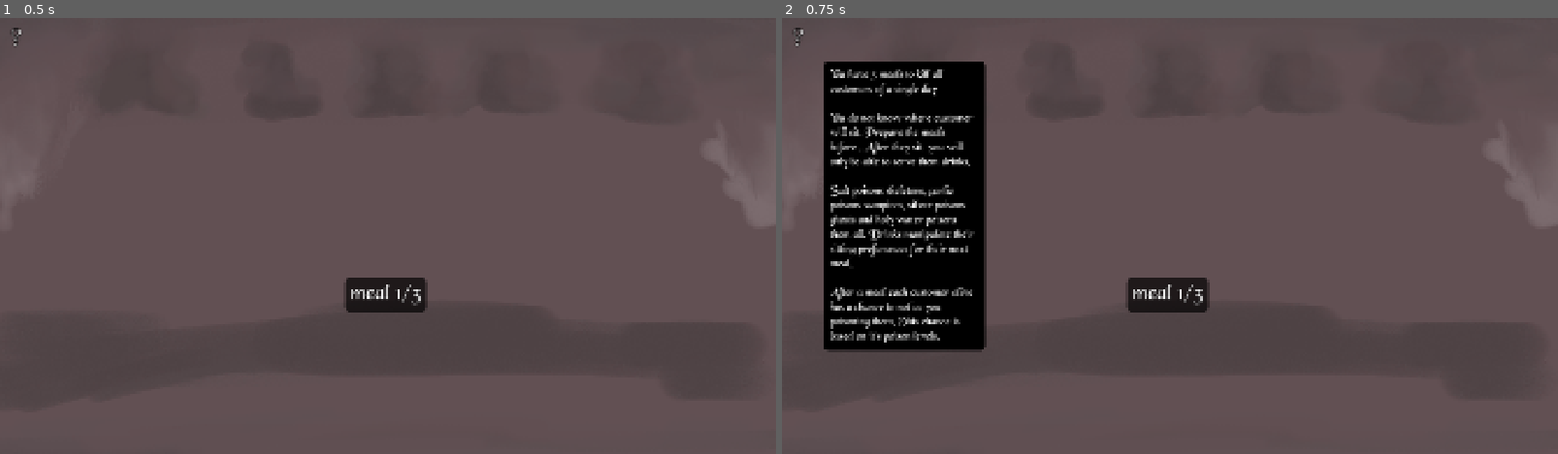
Above: before the commit, frames 1-2 (left to right).
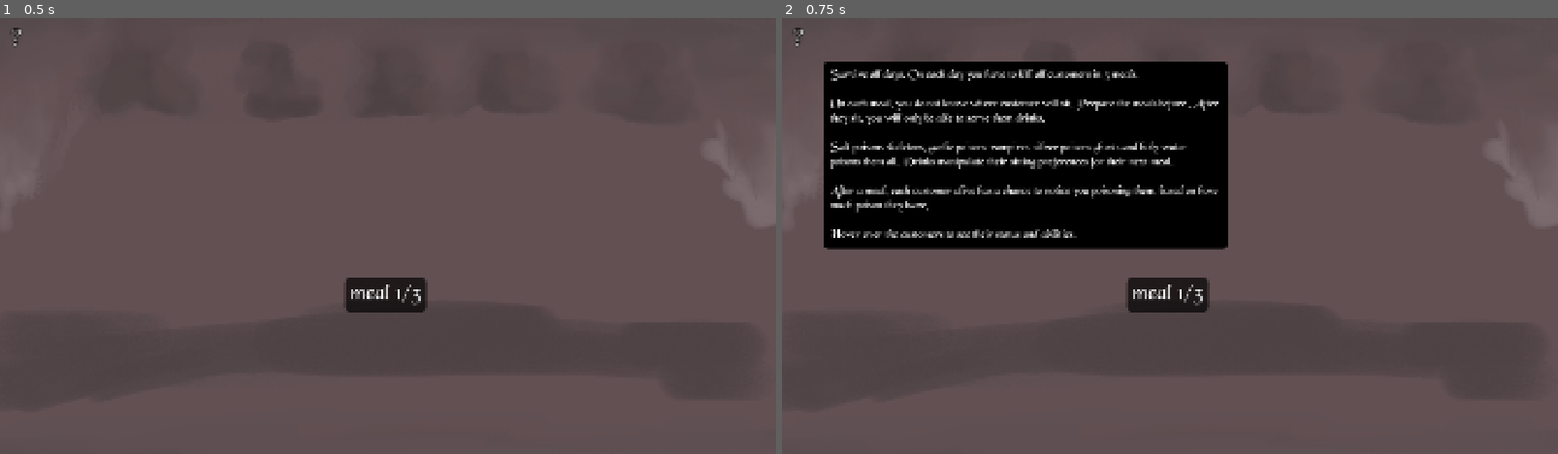
Above: after the commit, the same moments.

Repository: Henrique-Baumegger/godot-fims_food
Game: Godot game, scene res://scripts_and_scenes/game_loops/table_game_loop.tscn
Two runs of this game, one before a commit and one after it. Both use one fixed random seed, a clock stepped at 60 frames per second and the inputs below. This scene is started directly instead of the project's main scene.
Inputs (mouse positions are in pixels of both pictures, inside the frame that each line leads up to):
- Up to frame 1 (0.5 s): no input
- Up to frame 2 (0.75 s): tap Enter at 0.5 s; move the mouse to (797, 39) at 0.52 s; click (797, 39) at 0.6 s

Frame 1 is identical in both runs. In frame 2, 21% of the frame differs, in the area x 5-58%, y 10-77%.
Error in both runs: Invalid call. Nonexistent function 'get_table' in base 'Nil'. (res://scripts_and_scenes/game_loops/table_game_loop.gd:25)

Commit message:
balancing

Diff:
--- a/scripts_and_scenes/UI/tool_tip_area.gd
+++ b/scripts_and_scenes/UI/tool_tip_area.gd
@@ -3,6 +3,8 @@
 class_name ToolTipArea
 
 const OFFSET: Vector2 = Vector2.ONE * 60.0
+
+@export var tip_width: float = 400.0
 
 var opacity_tween: Tween = null
 
@@ -12,6 +14,7 @@
 @onready var rich_text_label: RichTextLabel = $TipPanel/MarginContainer/RichTextLabel
 
 func _ready() -> void:
+	tip_panel.custom_minimum_size.x = tip_width
 	rich_text_label.text = displayed_text
 
 func change_displayed_text(new_text : String) -> void:
--- a/scripts_and_scenes/customer/customer.gd
+++ b/scripts_and_scenes/customer/customer.gd
@@ -19,13 +19,13 @@
 # enum are const
 enum Creatures {NONE, VAMPIRE, SKELETON, GHOST}
 const creature_type_description_BBCode : Dictionary[Creatures, String] ={
-	Creatures.GHOST : "[b]GHOST[/b] - tips 2 doubloons on round end if dead.",
+	Creatures.GHOST : "[b]GHOST[/b] - tips 3 doubloons on round end if dead.",
 	Creatures.SKELETON : "[b]SKELETON[/b] — doubles its poison after eating (or refusing to eat). tips 6 upon death",
-	Creatures.VAMPIRE : "[b]VAMPIRE[/b] - if alive tips equal to poison at round start."
+	Creatures.VAMPIRE : "[b]VAMPIRE[/b] - if alive, tips double its poison at round start."
 	}
 
 const MAX_POISON_NOT_SET : int = -1
-const percentage_probability_mult_hit_you : float = 0.5
+const percentage_probability_mult_hit_you : float = 1
 
 static var id_for_names_and_textures = 0
 
--- a/scripts_and_scenes/customer/ghost.gd
+++ b/scripts_and_scenes/customer/ghost.gd
@@ -2,7 +2,7 @@
 class_name Ghost
 
 
-const dead_tip_amount = 2
+const dead_tip_amount = 3
 
 
 func start_of_round_ability() ->void:
--- a/scripts_and_scenes/customer/ghost.tscn
+++ b/scripts_and_scenes/customer/ghost.tscn
@@ -20,7 +20,7 @@
 [node name="Customer" parent="." unique_id=848679735 instance=ExtResource("2_yminy")]
 script = ExtResource("1_elibt")
 creature_type = 3
-max_poison = 4
+max_poison = 3
 names_per_id = Array[String](["Phantom of Grief", "Ghost of Greed", "Spirit of distrust", "Specter of hatred", "Spooky Linda"])
 alive_textures_per_id = Array[Texture2D]([ExtResource("2_yam2q"), ExtResource("3_2xovo"), ExtResource("4_u6df7"), ExtResource("5_5jk5q"), ExtResource("6_bgmu7")])
 dead_textures_per_id = Array[Texture2D]([ExtResource("7_whtnd"), ExtResource("8_jtwfd"), ExtResource("9_npa8u"), ExtResource("10_5tpr8"), ExtResource("11_2ob77")])
--- a/scripts_and_scenes/customer/vampire.gd
+++ b/scripts_and_scenes/customer/vampire.gd
@@ -6,7 +6,7 @@
 	if dead:
 		return
 	if current_poison != 0:
-		tips(current_poison)
+		tips(2*current_poison)
 
 
 func end_of_round_ability() ->void:
--- a/scripts_and_scenes/customer/vampire.tscn
+++ b/scripts_and_scenes/customer/vampire.tscn
@@ -20,7 +20,7 @@
 [node name="Customer" parent="." unique_id=1737731592 instance=ExtResource("1_6fg48")]
 script = ExtResource("1_js6u7")
 creature_type = 1
-max_poison = 6
+max_poison = 5
 names_per_id = Array[String](["Ariela", "Catty", "Chad", "Margareth", "Leek"])
 alive_textures_per_id = Array[Texture2D]([ExtResource("2_wvpbf"), ExtResource("3_78m3r"), ExtResource("4_qfupa"), ExtResource("5_k3gdo"), ExtResource("6_l7adl")])
 dead_textures_per_id = Array[Texture2D]([ExtResource("7_4igmh"), ExtResource("8_hsceg"), ExtResource("9_oayg1"), ExtResource("10_q4a45"), ExtResource("11_up04k")])
--- a/scripts_and_scenes/game_loops/cutscenes/monsters_appearing_cutscene.tscn
+++ b/scripts_and_scenes/game_loops/cutscenes/monsters_appearing_cutscene.tscn
@@ -19,7 +19,7 @@
 offset_right = 1440.0
 offset_bottom = 1082.0
 theme = ExtResource("3_2rf3n")
-theme_override_constants/separation = 42
+theme_override_constants/separation = 50
 
 [node name="Label" type="Label" parent="VBoxContainer" unique_id=1815330977]
 layout_mode = 2
--- a/scripts_and_scenes/game_loops/main.gd
+++ b/scripts_and_scenes/game_loops/main.gd
@@ -8,7 +8,7 @@
 const difficulty_to_table_sizes_track : Dictionary[Difficulties, Array] = {
 	Difficulties.MORTAL : [2, 3, 3, 4],
 	Difficulties.GRIM : [2, 3, 3, 4, 5],
-	Difficulties.FORSAKEN : [2, 3, 3, 4, 5, 6, 6],
+	Difficulties.FORSAKEN : [2, 3, 3, 4, 5, 6],
 }
 
 var current_table_sizes_track : Array = []
--- a/scripts_and_scenes/game_loops/main_menu.tscn
+++ b/scripts_and_scenes/game_loops/main_menu.tscn
@@ -66,6 +66,10 @@
 theme_override_font_sizes/font_size = 28
 text = "programming: henrique baumegger ranieri"
 
+[node name="VBoxContainer" type="VBoxContainer" parent="." unique_id=159187067]
+offset_right = 40.0
+offset_bottom = 40.0
+
 [connection signal="pressed" from="MortalButton" to="." method="_on_mortal_button_pressed"]
 [connection signal="pressed" from="GrimButton" to="." method="_on_grim_button_pressed"]
 [connection signal="pressed" from="ForsakenButton" to="." method="_on_forsaken_button_pressed"]
--- a/scripts_and_scenes/game_loops/persistent_accross_game_loops.tscn
+++ b/scripts_and_scenes/game_loops/persistent_accross_game_loops.tscn
@@ -13,6 +13,9 @@
 
 [node name="IngredientsManager" parent="." unique_id=1971960619 instance=ExtResource("1_6qf3f")]
 position = Vector2(0, -2)
+initial_holly_water_quantity = 3
+initial_garlic_quantity = 10
+initial_silver_quantity = 7
 
 [node name="LifeManagerWrapper" type="PanelContainer" parent="." unique_id=1064626017]
 offset_left = 1421.0
--- a/scripts_and_scenes/game_loops/shop_game_loop.tscn
+++ b/scripts_and_scenes/game_loops/shop_game_loop.tscn
@@ -107,5 +107,5 @@
 
 [node name="Label" type="Label" parent="AbundanceOfTheVast/PanelContainer/MarginContainer" unique_id=180586363]
 layout_mode = 2
-text = "Abundance of the Vast -
-The more you buy the more you get :"
+text = "Vast Abundance -
+the more you buy the more you get :"
--- a/scripts_and_scenes/game_loops/table_game_loop.tscn
+++ b/scripts_and_scenes/game_loops/table_game_loop.tscn
@@ -8,7 +8,7 @@
 [ext_resource type="PackedScene" uid="uid://dq2cprw3crs1n" path="res://scripts_and_scenes/life/DamageEffect.tscn" id="13_plnn2"]
 
 [sub_resource type="RectangleShape2D" id="RectangleShape2D_bjfpk"]
-size = Vector2(53, 69)
+size = Vector2(81.5, 88.5)
 
 [node name="TableGameLoop" type="Node2D" unique_id=959716859]
 script = ExtResource("1_snveh")
@@ -48,13 +48,16 @@
 
 [node name="ToolTipArea" parent="." unique_id=1783049423 instance=ExtResource("6_bjfpk")]
 position = Vector2(26, 17)
-displayed_text = "You have 3 meals to kill all customers of a single day
+tip_width = 1000.0
+displayed_text = "Survive all days. On each day you have to kill all customers in 3 meals.
 
-You do not know where customer will sit. Prepare the meals before . After they sit, you will only be able to serve them drinks.
+On each meal, you do not know where customer will sit. Prepare the meals before . After they sit, you will only be able to serve them drinks.
 
 Salt poisons skeletons, garlic poisons vampires, silver poisons ghosts and holy water poisons them all. Drinks manipulate their sitting preferences for their next meal.
 
-After a meal each customer alive has a chance to notice you poisoning them. This chance is based on it`s poison levels. "
+After a meal, each customer alive has a chance to notice you poisoning them, based on how much poison they have.
+
+Hover over the customers to see their status and abilities."
 
 [node name="Label" type="Label" parent="ToolTipArea" unique_id=73783941]
 modulate = Color(1, 1, 1, 0.6862745)
@@ -65,5 +68,5 @@
 text = "?"
 
 [node name="CollisionShape2D" type="CollisionShape2D" parent="ToolTipArea" unique_id=886152188]
-position = Vector2(16, 32)
+position = Vector2(15.25, 27.75)
 shape = SubResource("RectangleShape2D_bjfpk")
--- a/scripts_and_scenes/life/life_manager.tscn
+++ b/scripts_and_scenes/life/life_manager.tscn
@@ -40,7 +40,7 @@
 expand_mode = 1
 stretch_mode = 5
 
-[node name="Hat5" type="TextureRect" parent="." unique_id=839355307]
+[node name="Hat5" type="TextureRect" parent="." unique_id=936531870]
 custom_minimum_size = Vector2(85, 85)
 layout_mode = 2
 texture = ExtResource("2_hyyaw")
--- a/scripts_and_scenes/products/drinks_for_sale/left_drink_for_sale.tscn
+++ b/scripts_and_scenes/products/drinks_for_sale/left_drink_for_sale.tscn
@@ -16,6 +16,7 @@
 collision_2d = NodePath("CollisionShape2D")
 sprite_node = NodePath("Sprite2D")
 drink_type = 1
+price = 4
 batch_quantity = 1
 batch_increment = 0
 
@@ -29,7 +30,7 @@
 texture = ExtResource("2_43t06")
 
 [node name="ToolTipArea" parent="." unique_id=1783049423 instance=ExtResource("3_mchoo")]
-displayed_text = "Customer will want to sit to it`s left spot on the next meal."
+displayed_text = "Customer will want to sit at its left spot on the next meal."
 
 [node name="CollisionShape2D" type="CollisionShape2D" parent="ToolTipArea" unique_id=1419706881]
 position = Vector2(19, 3)
--- a/scripts_and_scenes/products/drinks_for_sale/right_drink_for_sale.tscn
+++ b/scripts_and_scenes/products/drinks_for_sale/right_drink_for_sale.tscn
@@ -16,6 +16,7 @@
 collision_2d = NodePath("CollisionShape2D")
 sprite_node = NodePath("Sprite2D")
 drink_type = 2
+price = 4
 batch_quantity = 1
 batch_increment = 0
 
@@ -29,7 +30,7 @@
 texture = ExtResource("2_xpvk7")
 
 [node name="ToolTipArea" parent="." unique_id=1783049423 instance=ExtResource("3_4fkmr")]
-displayed_text = "Customer will want to sit to it`s right spot on the next meal."
+displayed_text = "Customer will want to sit at its right spot on the next meal."
 
 [node name="CollisionShape2D" type="CollisionShape2D" parent="ToolTipArea" unique_id=175237481]
 position = Vector2(19, 3)
--- a/scripts_and_scenes/products/drinks_for_sale/stay_drink_for_sale.tscn
+++ b/scripts_and_scenes/products/drinks_for_sale/stay_drink_for_sale.tscn
@@ -16,6 +16,7 @@
 collision_2d = NodePath("CollisionShape2D")
 sprite_node = NodePath("Sprite2D")
 drink_type = 3
+price = 4
 batch_quantity = 1
 batch_increment = 0
 
@@ -29,7 +30,7 @@
 texture = ExtResource("2_w2tax")
 
 [node name="ToolTipArea" parent="." unique_id=1783049423 instance=ExtResource("3_tqeeb")]
-displayed_text = "Customer will want to sit on the same spot on the next meal."
+displayed_text = "Customer will want to sit at the same spot on the next meal."
 
 [node name="CollisionShape2D" type="CollisionShape2D" parent="ToolTipArea" unique_id=282170856]
 position = Vector2(19, 3)
--- a/scripts_and_scenes/products/sewing_kit_for_sale.tscn
+++ b/scripts_and_scenes/products/sewing_kit_for_sale.tscn
@@ -16,7 +16,7 @@
 collision_2d = NodePath("CollisionShape2D")
 sprite_node = NodePath("Sprite2D")
 is_sewing_kit = true
-price = 11
+price = 6
 batch_quantity = 1
 batch_increment = 0
 
@@ -28,7 +28,7 @@
 texture = ExtResource("2_0321a")
 
 [node name="ToolTipArea" parent="." unique_id=1783049423 instance=ExtResource("3_0321a")]
-displayed_text = "Fully stitches your alibi."
+displayed_text = "Fully stitches your alibi as a kitchen chef."
 
 [node name="CollisionShape2D" type="CollisionShape2D" parent="ToolTipArea" unique_id=131753853]
 position = Vector2(0, 0.25)
--- a/scripts_and_scenes/products/warm_ingredients_for_sale/garlic_for_sale.tscn
+++ b/scripts_and_scenes/products/warm_ingredients_for_sale/garlic_for_sale.tscn
@@ -16,8 +16,8 @@
 collision_2d = NodePath("CollisionShape2D")
 sprite_node = NodePath("SpritesWrapper")
 poison_type = 1
-price = 7
-batch_quantity = 4
+price = 4
+batch_quantity = 3
 batch_increment = 2
 
 [node name="CollisionShape2D" type="CollisionShape2D" parent="IngredientForSale" unique_id=7866343]
--- a/scripts_and_scenes/products/warm_ingredients_for_sale/holy_water_for_sale.tscn
+++ b/scripts_and_scenes/products/warm_ingredients_for_sale/holy_water_for_sale.tscn
@@ -16,7 +16,8 @@
 collision_2d = NodePath("CollisionShape2D")
 sprite_node = NodePath("SpritesWrapper")
 is_holy_water = true
-price = 14
+price = 6
+batch_quantity = 3
 batch_increment = 0
 
 [node name="SpritesWrapper" type="Node2D" parent="IngredientForSale" unique_id=652209326]
--- a/scripts_and_scenes/products/warm_ingredients_for_sale/salt_for_sale.tscn
+++ b/scripts_and_scenes/products/warm_ingredients_for_sale/salt_for_sale.tscn
@@ -17,7 +17,7 @@
 sprite_node = NodePath("SpritesWrapper")
 poison_type = 2
 price = 4
-batch_quantity = 2
+batch_quantity = 3
 batch_increment = 2
 
 [node name="CollisionShape2D" type="CollisionShape2D" parent="IngredientForSale" unique_id=1926233041]
--- a/scripts_and_scenes/products/warm_ingredients_for_sale/silver_for_sale.tscn
+++ b/scripts_and_scenes/products/warm_ingredients_for_sale/silver_for_sale.tscn
@@ -16,7 +16,8 @@
 collision_2d = NodePath("CollisionShape2D")
 sprite_node = NodePath("SpritesWrapper")
 poison_type = 3
-batch_quantity = 4
+price = 4
+batch_quantity = 3
 batch_increment = 2
 
 [node name="CollisionShape2D" type="CollisionShape2D" parent="IngredientForSale" unique_id=390645978]
